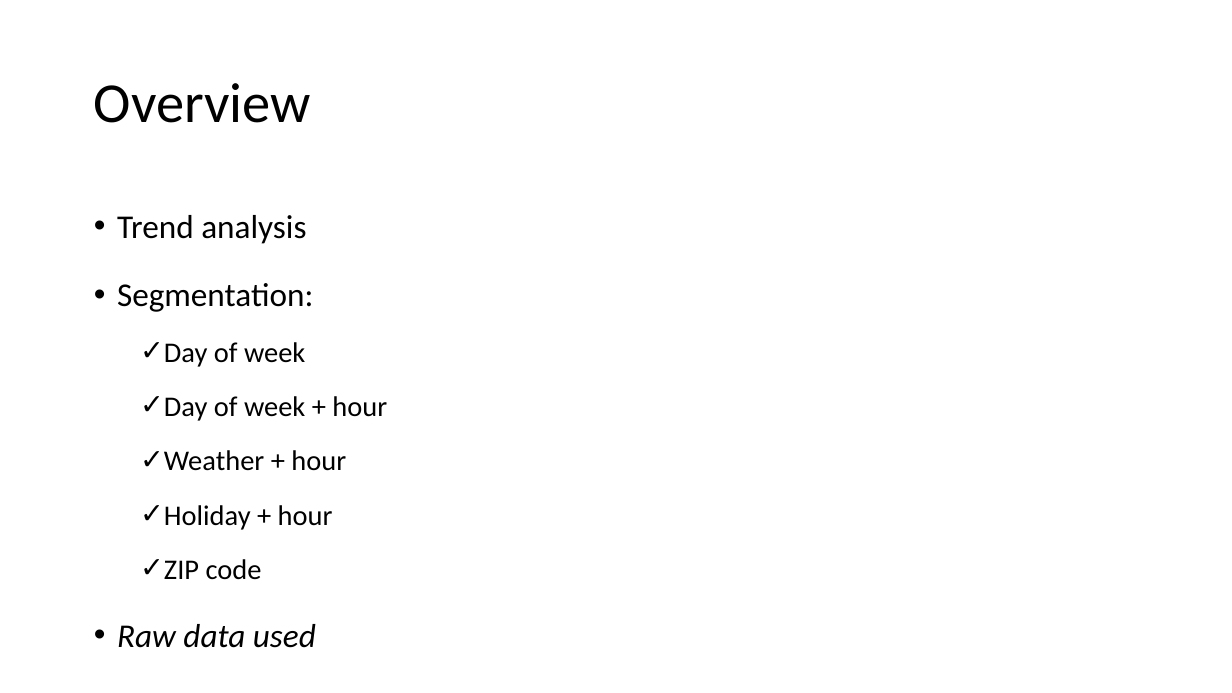
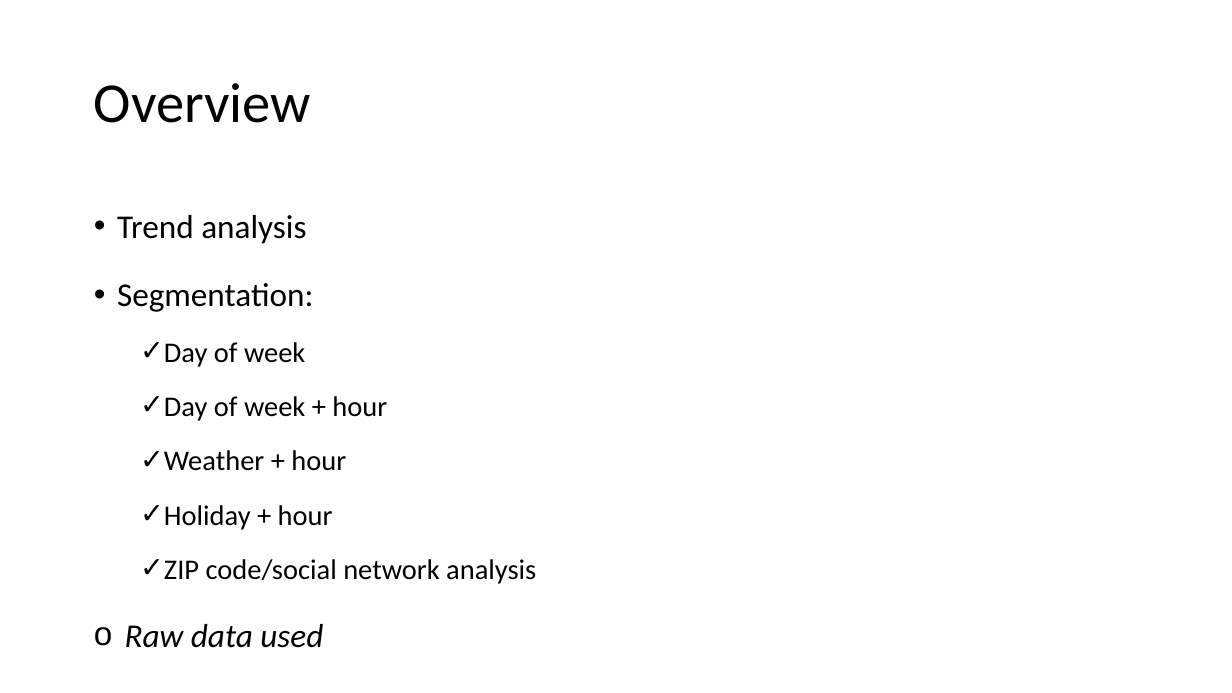
Before and after one commit to MiyainNYC/PySpark-Data-Challenge, a slide deck: slide 11 of DataChallengeAssessment.pptx. Drawn at 1232x693 pixels with LibreOffice and Linux fonts; fonts in the diff are those of the drawing. Boxes give left, top, right and bottom in pixels: in the first picture for what was removed or moved away, otherwise in the second. Text is boxed around its words. In the diff, an @@ line names an element or a change of style, - is before the commit and + after.

```diff
--- a/DataChallengeAssessment.pptx
+++ b/DataChallengeAssessment.pptx
@@ text at (164,559,536,584): text changed @@
-  ✓ ZIP code
+  ✓ ZIP code/social network analysis
@@ text at (125,624,323,648): bullet • to o @@
```
Also in this commit, not shown: 7 other slides changed, 2 slides added, 1 slide removed.
